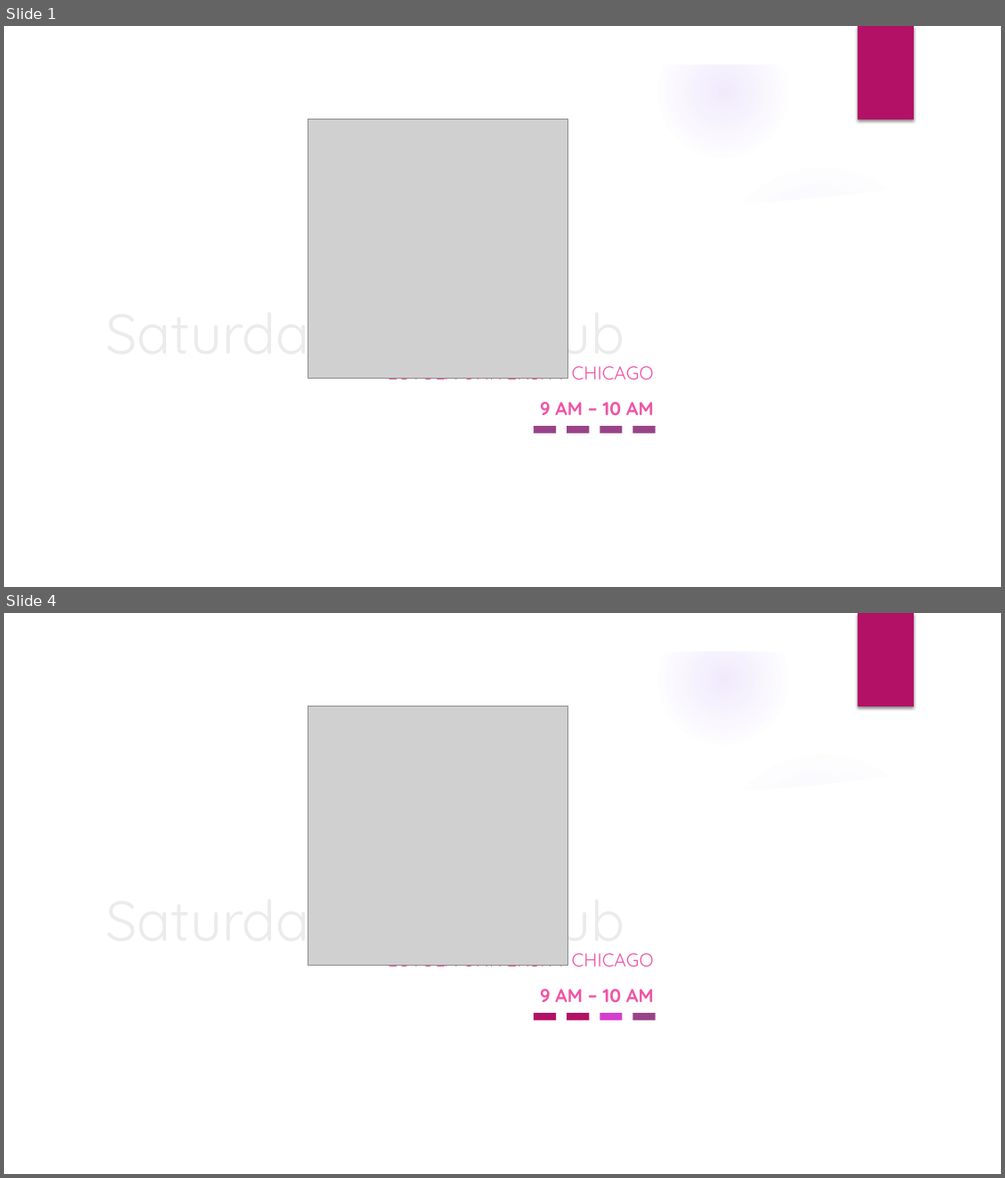
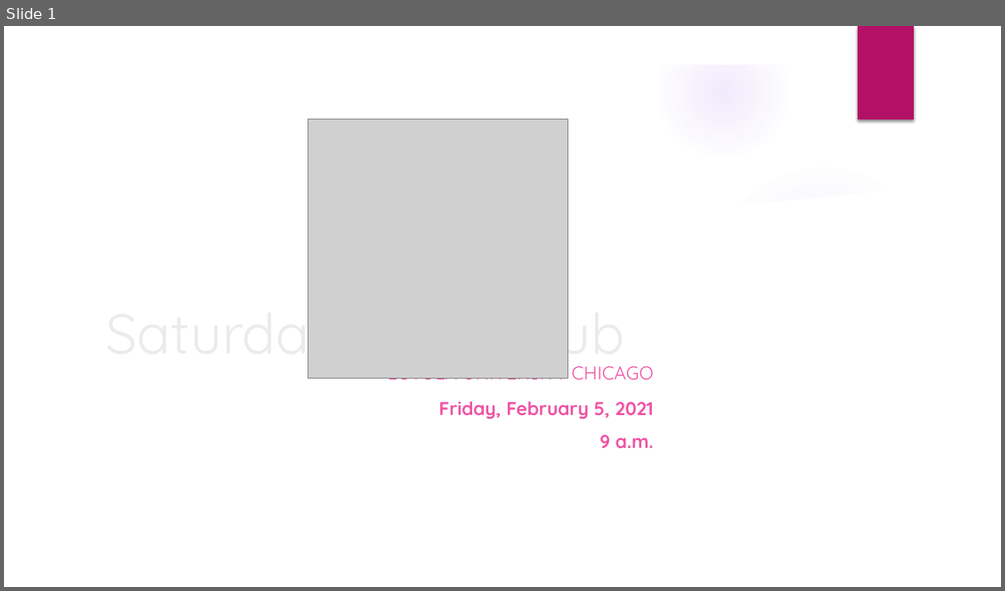
Before and after one commit to lgreco/SaturdayJavaClub, a slide deck: MS Office Files/opening screen.pptx. Shown one above the other, each under a label of ours: slides 1 and 4 before the commit, slide 1 after it; the slides between them are not shown. The pictures are 1005x1178 and 1005x591 pixels, drawn with LibreOffice and Linux fonts; fonts in the diff are those of the drawing; grey boxes stand for pictures; background and template pictures are left out. Boxes give left, top, right and bottom in pixels: in the first picture for what was removed or moved away, otherwise in the second. Text is boxed around its words. In the diff, an @@ line names an element or a change of style, - is before the commit and + after.

```diff
--- a/MS Office Files/opening screen.pptx
+++ b/MS Office Files/opening screen.pptx
@@ slide 4 removed at box(4, 613, 1001, 1174), background picture (left out); not listed: 9 template elements that a slide beside it also shows @@
@@ picture removed at box(308, 706, 568, 965) @@
@@ title removed at box(105, 883, 624, 956) @@
-Saturday Club
@@ subtitle removed at box(388, 953, 654, 972) @@
-LOYOLA UNIVERSITY CHICAGO
@@ text removed at box(540, 989, 654, 1002) @@
-9 AM – 10 AM
@@ rectangle removed at box(534, 1013, 556, 1021) @@
@@ rectangle removed at box(567, 1013, 590, 1021) @@
@@ rectangle removed at box(600, 1013, 623, 1021) @@
@@ rectangle removed at box(633, 1013, 655, 1021) @@
@@ slide 1 changed as well @@
@@ text at box(439, 401, 654, 448): text changed @@
-9 AM – 10 AM
+Friday, February 5, 2021
+9 a.m.
@@ rectangle removed at box(534, 426, 556, 434) @@
@@ rectangle removed at box(567, 426, 590, 434) @@
@@ rectangle removed at box(600, 426, 623, 434) @@
@@ rectangle removed at box(633, 426, 655, 434) @@
```
Also in this commit, not shown: 1 other slide changed, 3 other slides removed, 4 other files.
